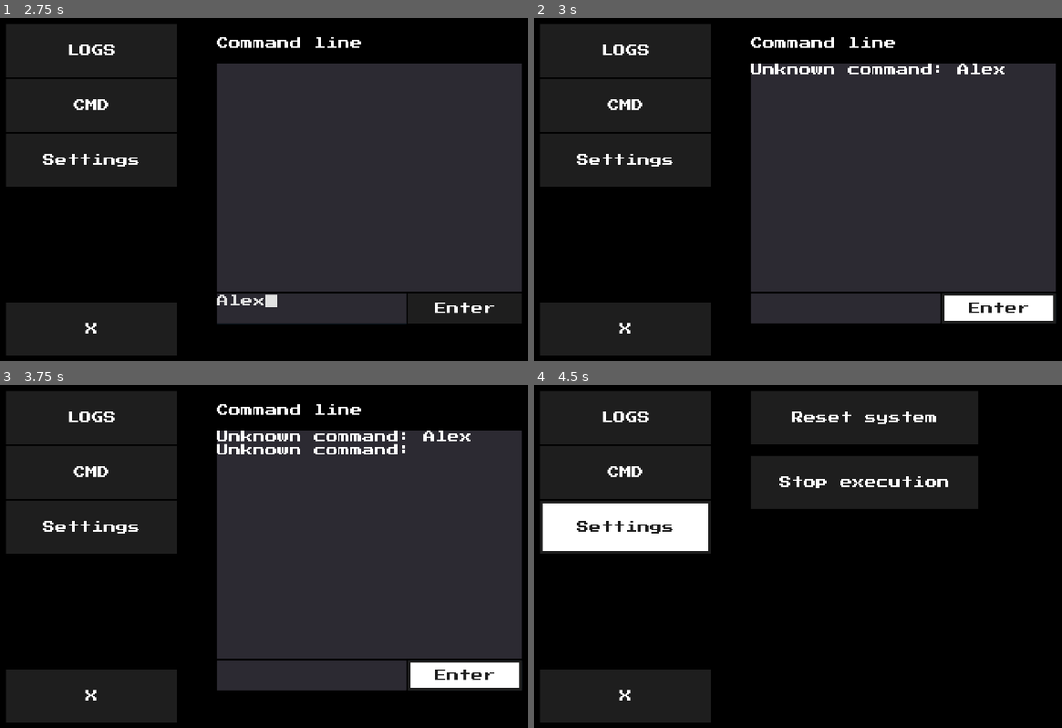
Above: before the commit, frames 1-4 (two rows, left to right).
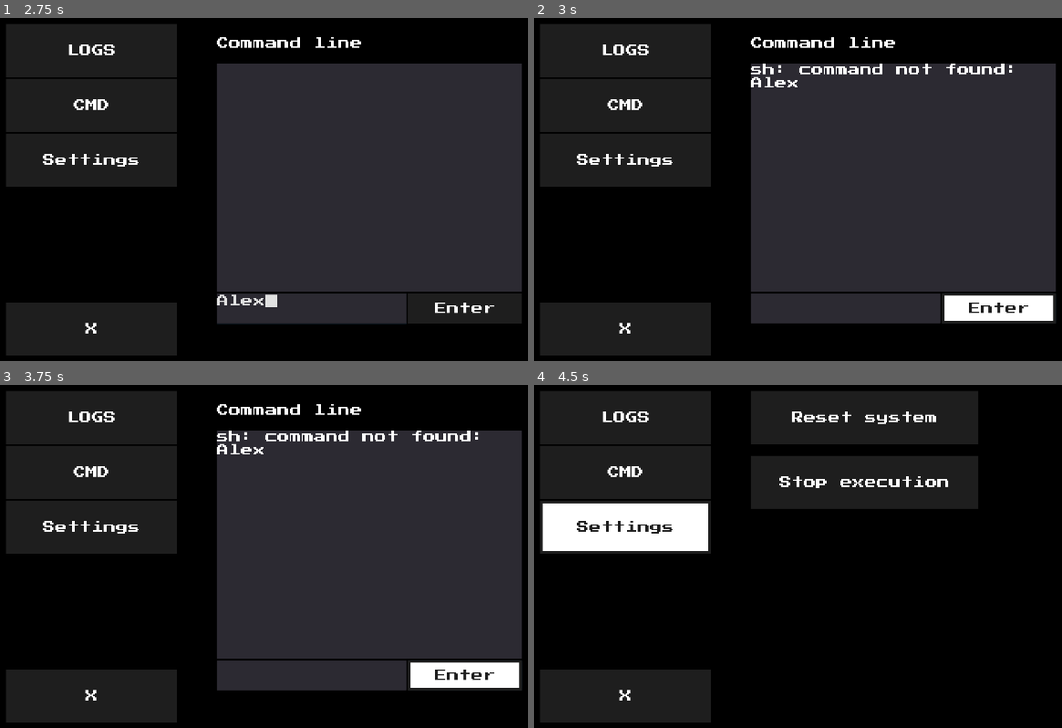
Above: after the commit, the same moments.

Repository: ordinary-dev/student-quest
Game: Godot game, scene res://Scenes/templates/Computer_UI.tscn
The game is run twice, just before and just after one commit, with the same random seed, the same clock (stepped at 60 frames per second) and the same inputs. This scene is started directly instead of the project's main scene.
Inputs (mouse positions are in pixels of both pictures, inside the frame that each line leads up to):
- Up to frame 1 (2.75 s): click "LOGS" at 0.5 s; click "CMD" at 1.25 s; click (311, 309) at 2.02 s; type "Alex" at 2.1 s
- Up to frame 2 (3 s): click "Enter" at 2.75 s
- Up to frame 3 (3.75 s): click "Enter" at 3.5 s
- Up to frame 4 (4.5 s): click "Settings" at 4.25 s

Frame 1 is identical in both runs. In frame 2, 0.7% of the frame differs, in the area x 40-91%, y 13-21%; in frame 3, 1.0%; in frame 4, nothing differs.
Error after the commit: Invalid get index '0' (on base: 'PoolStringArray').

Commit message:
Extend computer functionality

Diff:
--- a/Scenes/templates/Computer_UI.tscn
+++ b/Scenes/templates/Computer_UI.tscn
@@ -62,26 +62,41 @@
 
 
 func _on_cmd_pressed():
-	var txt = get_node(text_line).text
+	var txt : String = get_node(text_line).text
 	get_node(text_line).text = \"\"
-	# TODO: Add logic
-	if txt == \"help\":
-		get_node(text_console).text += \"TODO: write something\\n\"
-	elif txt == \"ls\":
-		get_node(text_console).text += \"empty\\n\"
-	elif txt == \"ls /\":
-		get_node(text_console).text += \"/bin /etc /home /usr\\n\"
-	elif txt == \"ls /bin\":
-		get_node(text_console).text += \"empty\\n\"
-	elif txt == \"ls /etc\":
-		get_node(text_console).text += \"empty\\n\"
-	elif txt == \"ls /home\":
-		get_node(text_console).text += \"empty\\n\"
-	elif txt == \"ls /usr\":
-		get_node(text_console).text += \"empty\\n\"
+	var cmd := txt.split(\" \", false)
+	if cmd[0] == \"help\":
+		get_node(text_console).text += \"sh v1.0\"
+	elif cmd[0] == \"ls\":
+		if cmd.size() == 1:
+			get_node(text_console).text += \"bin etc home usr\"
+		else:
+			if cmd[1] == \"/\":
+				get_node(text_console).text += \"bin etc home usr\"
+			elif cmd[1] == \"/bin\" or cmd[1] == \"/usr/bin\":
+				get_node(text_console).text += \"cat exit help ls reboot shutdown\"
+			elif cmd[1] == \"/etc\":
+				get_node(text_console).text += \"config.conf\"
+			elif cmd[1] == \"/home\":
+				get_node(text_console).text += \"fl\"
+			elif cmd[1] == \"/usr\":
+				get_node(text_console).text += \"bin\"
+			else:
+				get_node(text_console).text += \"ls: cannot access: No such file or directory\"
+	elif cmd[0] == \"cat\":
+		if cmd.size() == 1:
+			get_node(text_console).text += \"cat: Specify a file\"
+		elif cmd[1] == \"/etc/config.conf\":
+			get_node(text_console).text += \"/etc/config.conf:\\n\\n[user]\\nusername=\\\"FL\\\"\"
+		else:
+			get_node(text_console).text += \"cat: No such file or directory\"
+	elif cmd[0] == \"exit\":
+		_on_Close_pressed()
+	elif cmd[0] == \"reboot\" or cmd[0] == \"shutdown\":
+		_on_ResetBtn_pressed()
 	else:
-		get_node(text_console).text += \"Unknown command: \" + txt + \"\\n\"
-
+		get_node(text_console).text += \"sh: command not found: \" + txt
+	get_node(text_console).text += \"\\n\"
 
 
 func _on_TextEdit_text_changed():
@@ -239,6 +254,7 @@
 margin_right = 804.0
 margin_bottom = 600.0
 rect_min_size = Vector2( 804, 600 )
+autowrap = true
 
 [node name="ColorRect" type="ColorRect" parent="MarginContainer/HBoxContainer/MarginContainer2/ScrollContainer2/VBoxContainer/ScrollContainer/Label2"]
 show_behind_parent = true
